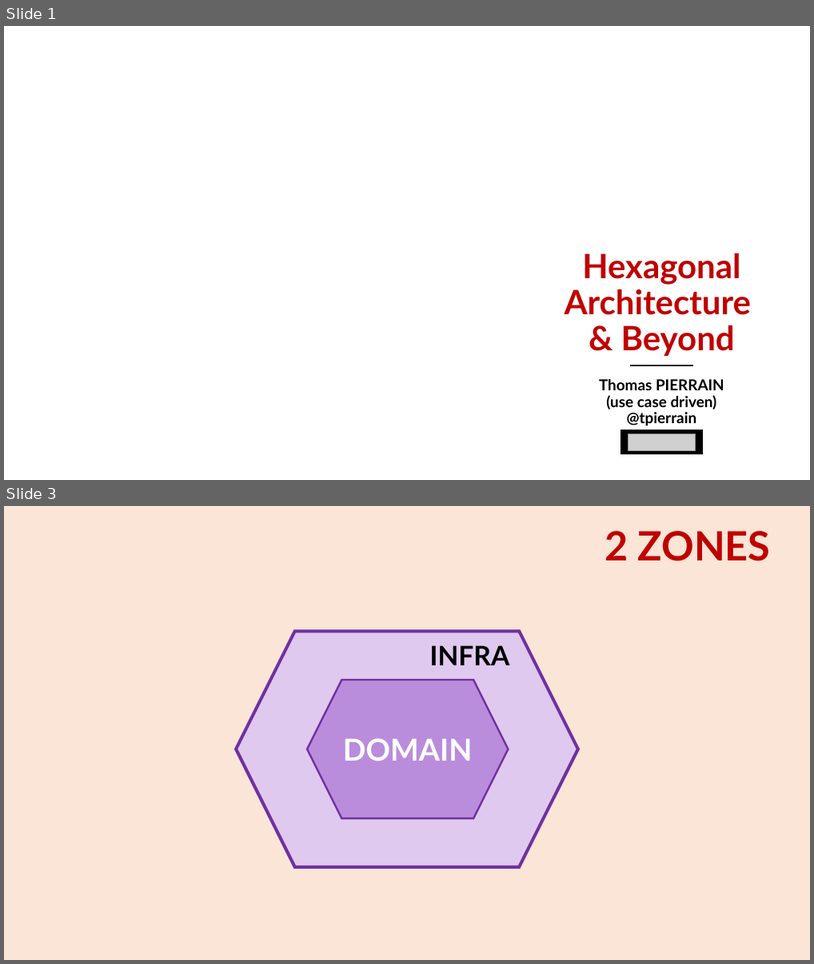
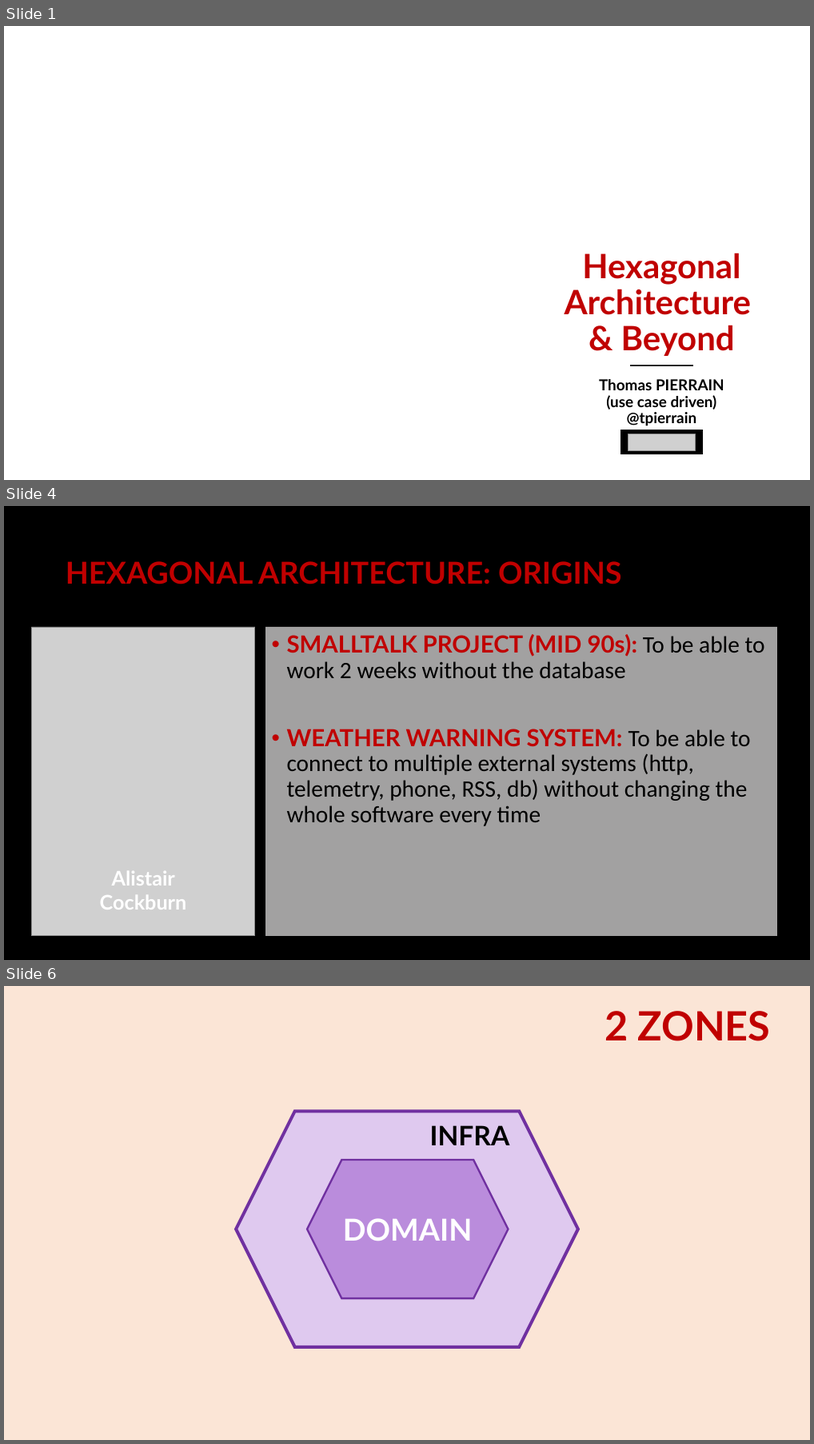
Before and after one commit to tpierrain/talk-hexagonal-and-beyond, a slide deck: HexagonalAndBeyond.pptx. Shown one above the other, each under a label of ours: slides 1 and 3 before the commit, slides 1, 4 and 6 after it; the slides between them are not shown. The pictures are 814x964 and 814x1444 pixels, drawn with LibreOffice and Linux fonts; fonts in the diff are those of the drawing; grey boxes stand for pictures; background and template pictures are left out. Boxes give left, top, right and bottom in pixels: in the first picture for what was removed or moved away, otherwise in the second. Text is boxed around its words. In the diff, an @@ line names an element or a change of style, - is before the commit and + after.

```diff
--- a/HexagonalAndBeyond.pptx
+++ b/HexagonalAndBeyond.pptx
@@ slide 4 added at <box>4,506,810,960</box>, background picture (left out) @@
@@ title added at <box>66,561,622,584</box>, 36 pt, text #C00000, bold @@
+HEXAGONAL ARCHITECTURE: ORIGINS
@@ picture added at <box>31,627,255,936</box> @@
@@ text added at <box>266,627,778,936</box>, fill #E7E6E6 at 70% opacity, 28 pt, text #000000 @@
+• SMALLTALK PROJECT (MID 90s): To be able to work 2 weeks without the database
+• WEATHER WARNING SYSTEM: To be able to connect to multiple external systems (http, telemetry, phone, RSS, db) without changing the whole software every time
@@ text added at <box>100,871,187,909</box>, 24 pt, text #FFFFFF, bold @@
+Alistair Cockburn
@@ what was slide 3 is now slide 6 @@
```
Also in this commit, not shown: 4 slides changed, 6 other slides added.
